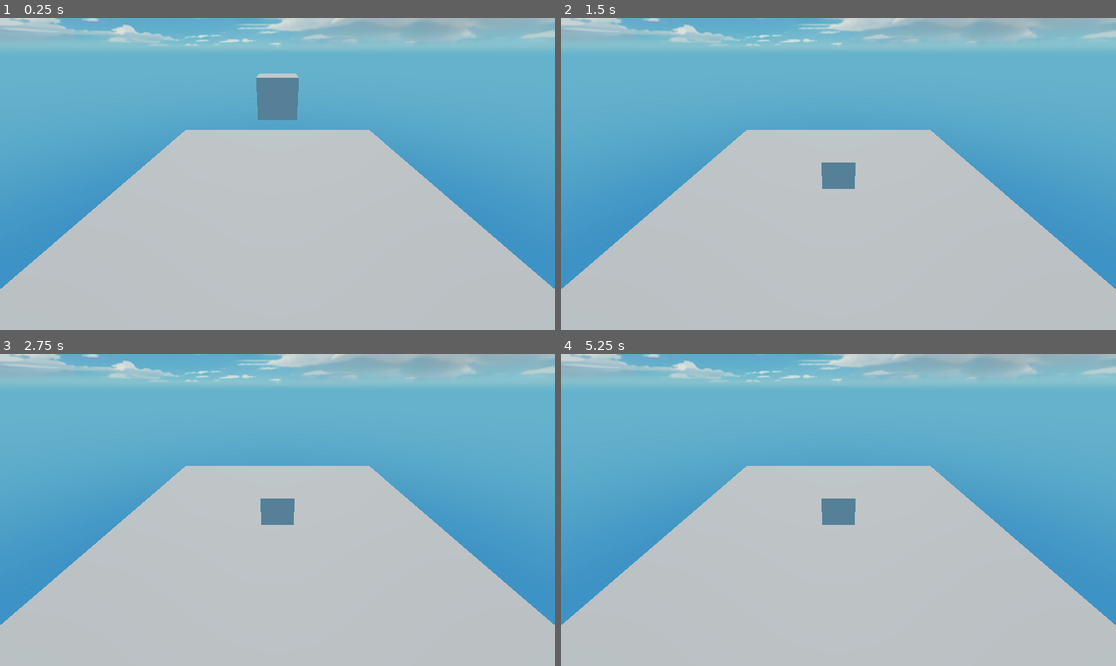
Above: before the commit, frames 1-4 (two rows, left to right).
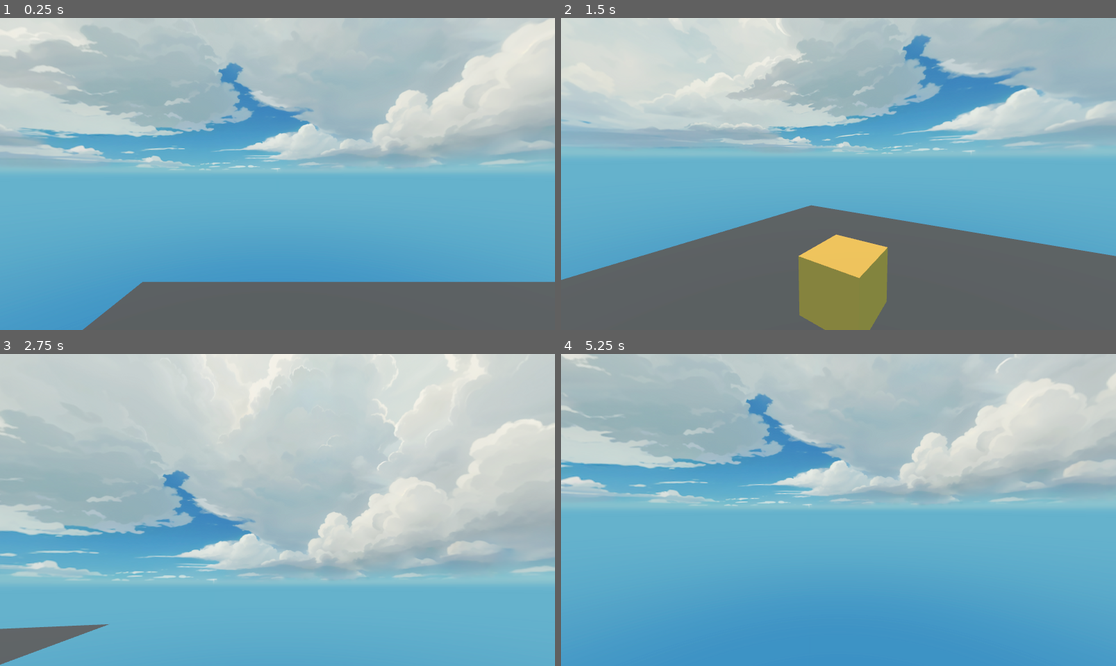
Above: after the commit, the same moments.

Repository: ackbar2603/Godot-Test-Environmet
Game: Godot game, scene res://Scene/Flat.tscn
Same seed, same stepped clock (60 frames per second), same inputs: the game is played once before the commit and once after it.
Inputs (mouse positions are in pixels of both pictures, inside the frame that each line leads up to):
- Up to frame 1 (0.25 s): no input
- Up to frame 2 (1.5 s): move the mouse to (960, 158) at 0.52 s; hold D (move_right, bound only after the commit) 0.53-1.28 s; hold Shift (sprint, bound only after the commit) 0.53-1.28 s; tap Space (jump, bound only after the commit) at 0.77, 0.8, 1.07, 1.35 s; move the mouse to (727, 189) at 1.27 s; hold S (move_backward, bound only after the commit) from 1.28 s (still down)
- Up to frame 3 (2.75 s): tap Space (jump, bound only after the commit) at 1.52, 1.82, 2.3 s; tap Shift (sprint, bound only after the commit) at 1.55 s; move the mouse to (333, 441) at 2.02 s; release S (move_backward, bound only after the commit) at 2.03 s; hold D (move_right, bound only after the commit) from 2.03 s (still down); hold Shift (sprint, bound only after the commit) from 2.03 s (still down)
- Up to frame 4 (5.25 s): move the mouse to (810, 572) at 2.77 s; release D (move_right, bound only after the commit) at 2.78 s; release Shift (sprint, bound only after the commit) at 2.78 s; hold W (move_forward, bound only after the commit) 2.78-3.53 s; tap Shift (sprint, bound only after the commit) at 2.85, 4.35 s; tap Space (jump, bound only after the commit) at 3.02, 3.32, 3.6, 3.77, 4.07, 4.25, 4.52, 4.82 s; tap Enter at 3.5, 5 s; move the mouse to (1005, 556) at 3.52 s; hold A (move_left, bound only after the commit) 3.53-5.03 s; move the mouse to (672, 463) at 4.27 s; move the mouse to (866, 510) at 5.02 s; hold S (move_backward, bound only after the commit) from 5.03 s (still down); hold Shift (sprint, bound only after the commit) from 5.03 s (still down)

The runs differ from the first frame. In frame 1, 95% of the frame differs, in the area x 0-100%, y 0-100%; in frame 2, 92%; in frame 3, 91%; in frame 4, 93%.

Commit message:
check in at 24 December 2025
adding sprint and jump with smooth walking and running

Diff:
--- a/Scene/Flat.tscn
+++ b/Scene/Flat.tscn
@@ -1,6 +1,7 @@
-[gd_scene load_steps=9 format=3 uid="uid://xlpevpdo2tec"]
+[gd_scene load_steps=12 format=3 uid="uid://xlpevpdo2tec"]
 
 [ext_resource type="Texture2D" uid="uid://cmph3ygos5vnb" path="res://Assets/sky_19_2k.png" id="1_q20vu"]
+[ext_resource type="PackedScene" uid="uid://boeirq3s45b64" path="res://Scene/player.tscn" id="2_q583n"]
 
 [sub_resource type="PanoramaSkyMaterial" id="PanoramaSkyMaterial_q583n"]
 panorama = ExtResource("1_q20vu")
@@ -14,12 +15,20 @@
 tonemap_mode = 2
 glow_enabled = true
 
+[sub_resource type="StandardMaterial3D" id="StandardMaterial3D_q583n"]
+albedo_color = Color(0.24840015, 0.24840018, 0.24840015, 1)
+
 [sub_resource type="PlaneMesh" id="PlaneMesh_s814s"]
+material = SubResource("StandardMaterial3D_q583n")
 
 [sub_resource type="BoxShape3D" id="BoxShape3D_s814s"]
 size = Vector3(2.2322998, 0.48632813, 2.4134521)
 
+[sub_resource type="StandardMaterial3D" id="StandardMaterial3D_hr0pe"]
+albedo_color = Color(0.8517071, 0.585981, 0.23208323, 1)
+
 [sub_resource type="BoxMesh" id="BoxMesh_s814s"]
+material = SubResource("StandardMaterial3D_hr0pe")
 
 [sub_resource type="BoxShape3D" id="BoxShape3D_q20vu"]
 
@@ -27,6 +36,10 @@
 
 [node name="WorldEnvironment" type="WorldEnvironment" parent="."]
 environment = SubResource("Environment_q583n")
+
+[node name="DirectionalLight3D" type="DirectionalLight3D" parent="WorldEnvironment"]
+transform = Transform3D(1, 0, 0, 0, -0.50295967, 0.8643099, 0, -0.8643099, -0.50295967, 0, 7.4429445, -4.0521154)
+light_color = Color(0.81960785, 0.81960785, 0.81960785, 1)
 
 [node name="Flat Terrain" type="MeshInstance3D" parent="."]
 transform = Transform3D(5, 0, 0, 0, 5, 0, 0, 0, 5, 0, 0, 0)
@@ -48,9 +61,6 @@
 [node name="CollisionShape3D" type="CollisionShape3D" parent="Box"]
 shape = SubResource("BoxShape3D_q20vu")
 
-[node name="Camera3D" type="Camera3D" parent="."]
-transform = Transform3D(1, 0, 0, 0, 0.85583407, 0.5172505, 0, -0.5172505, 0.85583407, 0, 3.6750278, 5.6904964)
-
-[node name="DirectionalLight3D" type="DirectionalLight3D" parent="."]
-transform = Transform3D(1, 0, 0, 0, -0.50295967, 0.8643099, 0, -0.8643099, -0.50295967, 0, 7.4429445, -4.0521154)
-light_color = Color(0.81960785, 0.81960785, 0.81960785, 1)
+[node name="Player" parent="." instance=ExtResource("2_q583n")]
+transform = Transform3D(1, 0, 0, 0, 1, 0, 0, 0, 1, -3.076995, 0.9316406, -2.1044235)
+mouse_sens = 1.5
--- /dev/null
+++ b/Scene/player.tscn
@@ -0,0 +1,24 @@
+[gd_scene load_steps=5 format=3 uid="uid://boeirq3s45b64"]
+
+[ext_resource type="Script" uid="uid://66l32j8fi1ry" path="res://Scripts/player.gd" id="1_kelma"]
+
+[sub_resource type="CapsuleShape3D" id="CapsuleShape3D_j47wa"]
+
+[sub_resource type="StandardMaterial3D" id="StandardMaterial3D_kelma"]
+
+[sub_resource type="CapsuleMesh" id="CapsuleMesh_kelma"]
+material = SubResource("StandardMaterial3D_kelma")
+
+[node name="Player" type="CharacterBody3D" node_paths=PackedStringArray("Camera")]
+script = ExtResource("1_kelma")
+mouse_sens = 1.0
+Camera = NodePath("Camera3D")
+
+[node name="CollisionShape3D" type="CollisionShape3D" parent="."]
+shape = SubResource("CapsuleShape3D_j47wa")
+
+[node name="MeshInstance3D" type="MeshInstance3D" parent="."]
+mesh = SubResource("CapsuleMesh_kelma")
+
+[node name="Camera3D" type="Camera3D" parent="."]
+transform = Transform3D(1, 0, 0, 0, 1, 0, 0, 0, 1, 0, 0.60537004, 0)
--- /dev/null
+++ b/Scripts/player.gd
@@ -0,0 +1,53 @@
+extends CharacterBody3D
+
+var speed : float = 5.0
+var sprintMultiplier: float = 2.0
+var jumpVelocity: float = 4.5
+
+#Inspector range
+@export_range(1, 10, 0.5) var mouse_sens
+
+#inspector area
+@export var Camera: Camera3D
+
+func _ready() -> void:
+	Input.mouse_mode = Input.MOUSE_MODE_CAPTURED
+
+#dengan fungsi kamera ini, kamera tidak jitter
+func _input(event: InputEvent) -> void:
+	if event is InputEventMouseMotion:
+		rotate_y(-event.relative.x * (mouse_sens * 0.001))
+		Camera.rotate_x(-event.relative.y * (mouse_sens * 0.001))
+		Camera.rotation.x = clamp(Camera.rotation.x, -deg_to_rad(80), deg_to_rad(80))
+
+#handle exit so I dont alt TAB animore
+	if event.is_action_pressed("exit"):
+		get_tree().quit()
+
+func _physics_process(delta: float) -> void:
+	# Add the gravity.
+	if not is_on_floor():
+		velocity += get_gravity() * delta
+
+	# Get the input direction and handle the movement/deceleration.
+	# As good practice, you should replace UI actions with custom gameplay actions.
+	var input_dir := Input.get_vector("move_left", "move_right", "move_forward", "move_backward")
+	var direction := (transform.basis * Vector3(input_dir.x, 0, input_dir.y)).normalized()
+
+	var _currentSpeed = speed
+	if Input.is_action_pressed("sprint"):
+		_currentSpeed *= sprintMultiplier
+	var target_vel = Vector3.ZERO
+	if direction:
+		velocity.x = direction.x * _currentSpeed
+		velocity.z = direction.z * _currentSpeed
+	# smooth interpolation (acceleration/deceleration)
+	var accel := 10.0   # semakin besar semakin cepat merespons
+	velocity.x = lerp(velocity.x, target_vel.x, accel * delta)
+	velocity.z = lerp(velocity.z, target_vel.z, accel * delta)
+
+	move_and_slide()
+		# Handle jump.
+	if Input.is_action_just_pressed("jump") and is_on_floor():
+		velocity.y = jumpVelocity
+		move_and_slide()
--- a/project.godot
+++ b/project.godot
@@ -14,3 +14,58 @@
 run/main_scene="uid://xlpevpdo2tec"
 config/features=PackedStringArray("4.5", "Forward Plus")
 config/icon="res://icon.svg"
+
+[display]
+
+window/size/viewport_width=1920
+window/size/viewport_height=1080
+window/size/mode=3
+
+[input]
+
+move_forward={
+"deadzone": 0.2,
+"events": [Object(InputEventKey,"resource_local_to_scene":false,"resource_name":"","device":-1,"window_id":0,"alt_pressed":false,"shift_pressed":false,"ctrl_pressed":false,"meta_pressed":false,"pressed":false,"keycode":0,"physical_keycode":87,"key_label":0,"unicode":119,"location":0,"echo":false,"script":null)
+]
+}
+move_backward={
+"deadzone": 0.2,
+"events": [Object(InputEventKey,"resource_local_to_scene":false,"resource_name":"","device":-1,"window_id":0,"alt_pressed":false,"shift_pressed":false,"ctrl_pressed":false,"meta_pressed":false,"pressed":false,"keycode":0,"physical_keycode":83,"key_label":0,"unicode":115,"location":0,"echo":false,"script":null)
+]
+}
+move_left={
+"deadzone": 0.2,
+"events": [Object(InputEventKey,"resource_local_to_scene":false,"resource_name":"","device":-1,"window_id":0,"alt_pressed":false,"shift_pressed":false,"ctrl_pressed":false,"meta_pressed":false,"pressed":false,"keycode":0,"physical_keycode":65,"key_label":0,"unicode":97,"location":0,"echo":false,"script":null)
+]
+}
+move_right={
+"deadzone": 0.2,
+"events": [Object(InputEventKey,"resource_local_to_scene":false,"resource_name":"","device":-1,"window_id":0,"alt_pressed":false,"shift_pressed":false,"ctrl_pressed":false,"meta_pressed":false,"pressed":false,"keycode":0,"physical_keycode":68,"key_label":0,"unicode":100,"location":0,"echo":false,"script":null)
+]
+}
+jump={
+"deadzone": 0.2,
+"events": [Object(InputEventKey,"resource_local_to_scene":false,"resource_name":"","device":-1,"window_id":0,"alt_pressed":false,"shift_pressed":false,"ctrl_pressed":false,"meta_pressed":false,"pressed":false,"keycode":0,"physical_keycode":32,"key_label":0,"unicode":32,"location":0,"echo":false,"script":null)
+]
+}
+exit={
+"deadzone": 0.2,
+"events": [Object(InputEventKey,"resource_local_to_scene":false,"resource_name":"","device":-1,"window_id":0,"alt_pressed":false,"shift_pressed":false,"ctrl_pressed":false,"meta_pressed":false,"pressed":false,"keycode":0,"physical_keycode":4194305,"key_label":0,"unicode":0,"location":0,"echo":false,"script":null)
+]
+}
+sprint={
+"deadzone": 0.2,
+"events": [Object(InputEventKey,"resource_local_to_scene":false,"resource_name":"","device":-1,"window_id":0,"alt_pressed":false,"shift_pressed":false,"ctrl_pressed":false,"meta_pressed":false,"pressed":false,"keycode":0,"physical_keycode":4194325,"key_label":0,"unicode":0,"location":0,"echo":false,"script":null)
+]
+}
+
+[physics]
+
+common/physics_ticks_per_second=120
+
+[rendering]
+
+anti_aliasing/quality/msaa_2d=1
+anti_aliasing/quality/msaa_3d=1
+anti_aliasing/quality/screen_space_aa=1
+anti_aliasing/quality/use_taa=true
Not shown, added: Scripts/player.gd.uid
